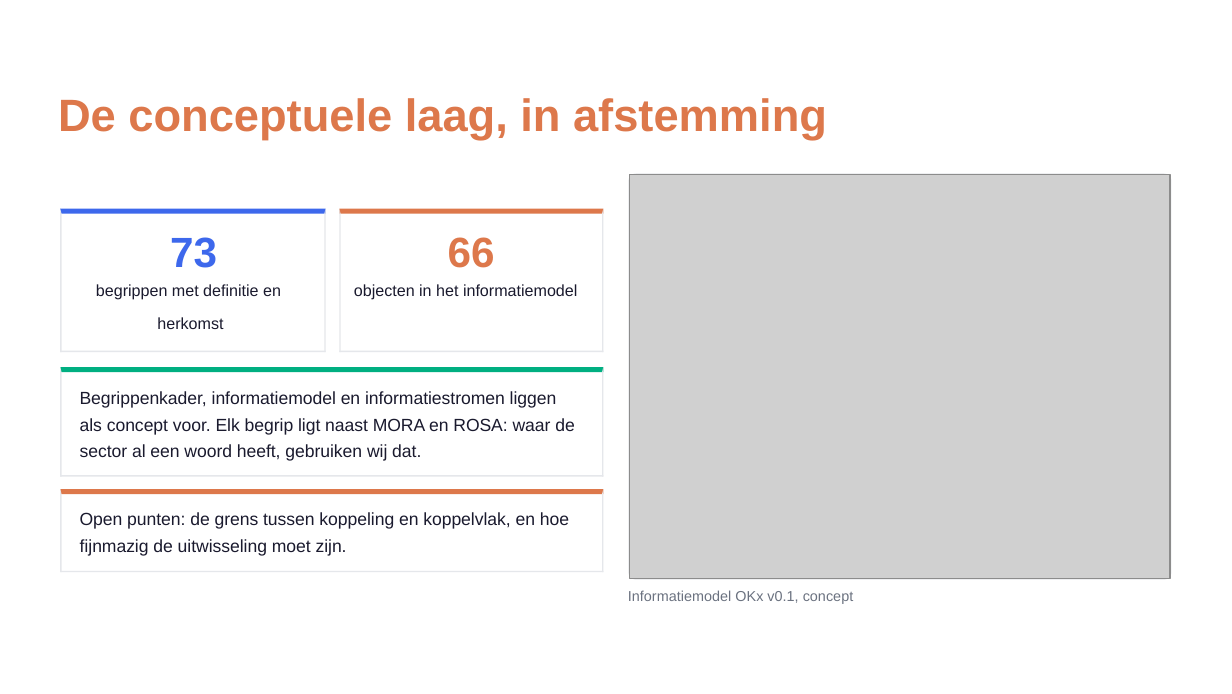
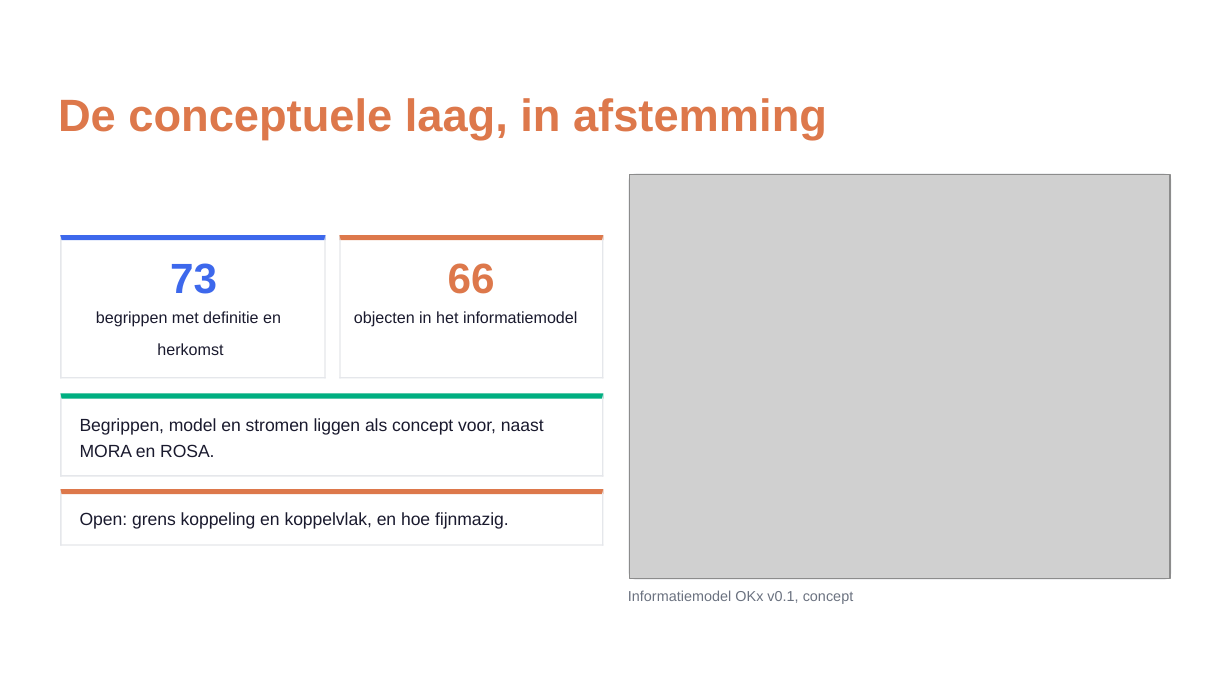
Before and after one commit to Npuls-OKx/meta, a slide deck: slide 4 of presentaties/export/260929_werkgroep_okx_voortgang/260929_werkgroep_okx_voortgang.pptx. Drawn at 1232x694 pixels with LibreOffice and Linux fonts; fonts in the diff are those of the drawing; grey boxes stand for pictures; background and template pictures are left out. Boxes give left, top, right and bottom in pixels: in the first picture for what was removed or moved away, otherwise in the second. Text is boxed around its words. In the diff, an @@ line names an element or a change of style, - is before the commit and + after.

```diff
--- a/presentaties/export/260929_werkgroep_okx_voortgang/260929_werkgroep_okx_voortgang.pptx
+++ b/presentaties/export/260929_werkgroep_okx_voortgang/260929_werkgroep_okx_voortgang.pptx
@@ 11 freeform shapes, 5 texts: place and size @@
-11 freeform shapes, 5 texts at box(60, 209, 603, 372)
+11 freeform shapes, 5 texts at box(60, 235, 603, 398)
@@ freeform shape: place and size @@
-freeform shape at box(60, 367, 603, 477)
+freeform shape at box(60, 393, 603, 477)
@@ freeform shape: place and size @@
-freeform shape at box(60, 367, 62, 477)
+freeform shape at box(60, 393, 62, 477)
@@ text at box(80, 418, 544, 435): text changed @@
-als concept voor. Elk begrip ligt naast MORA en ROSA: waar de
+Begrippen, model en stromen liggen als concept voor, naast
@@ text removed at box(80, 391, 557, 408) @@
-Begrippenkader, informatiemodel en informatiestromen liggen
@@ freeform shape: place and size @@
-freeform shape at box(602, 367, 603, 477)
+freeform shape at box(602, 393, 603, 477)
@@ text removed at box(80, 444, 421, 461) @@
-sector al een woord heeft, gebruiken wij dat.
@@ text added at box(80, 444, 214, 457), 10.5 pt, text #1A1A2E @@
+MORA en ROSA.
@@ freeform shape: place and size @@
-freeform shape at box(60, 489, 603, 572)
+freeform shape at box(60, 489, 603, 545)
@@ freeform shape: place and size @@
-freeform shape at box(60, 489, 62, 572)
+freeform shape at box(60, 489, 62, 545)
@@ freeform shape: place and size @@
-freeform shape at box(602, 489, 603, 572)
+freeform shape at box(602, 489, 603, 545)
@@ text at box(80, 512, 509, 529): text changed @@
-Open punten: de grens tussen koppeling en koppelvlak, en hoe
+Open: grens koppeling en koppelvlak, en hoe ﬁjnmazig.
@@ text removed at box(80, 539, 347, 556) @@
-ﬁjnmazig de uitwisseling moet zijn.
@@ freeform shape: place and size @@
-freeform shape at box(60, 571, 603, 572)
+freeform shape at box(60, 544, 603, 545)
```
Also in this commit, not shown: 4 other slides changed, 6 other files.
